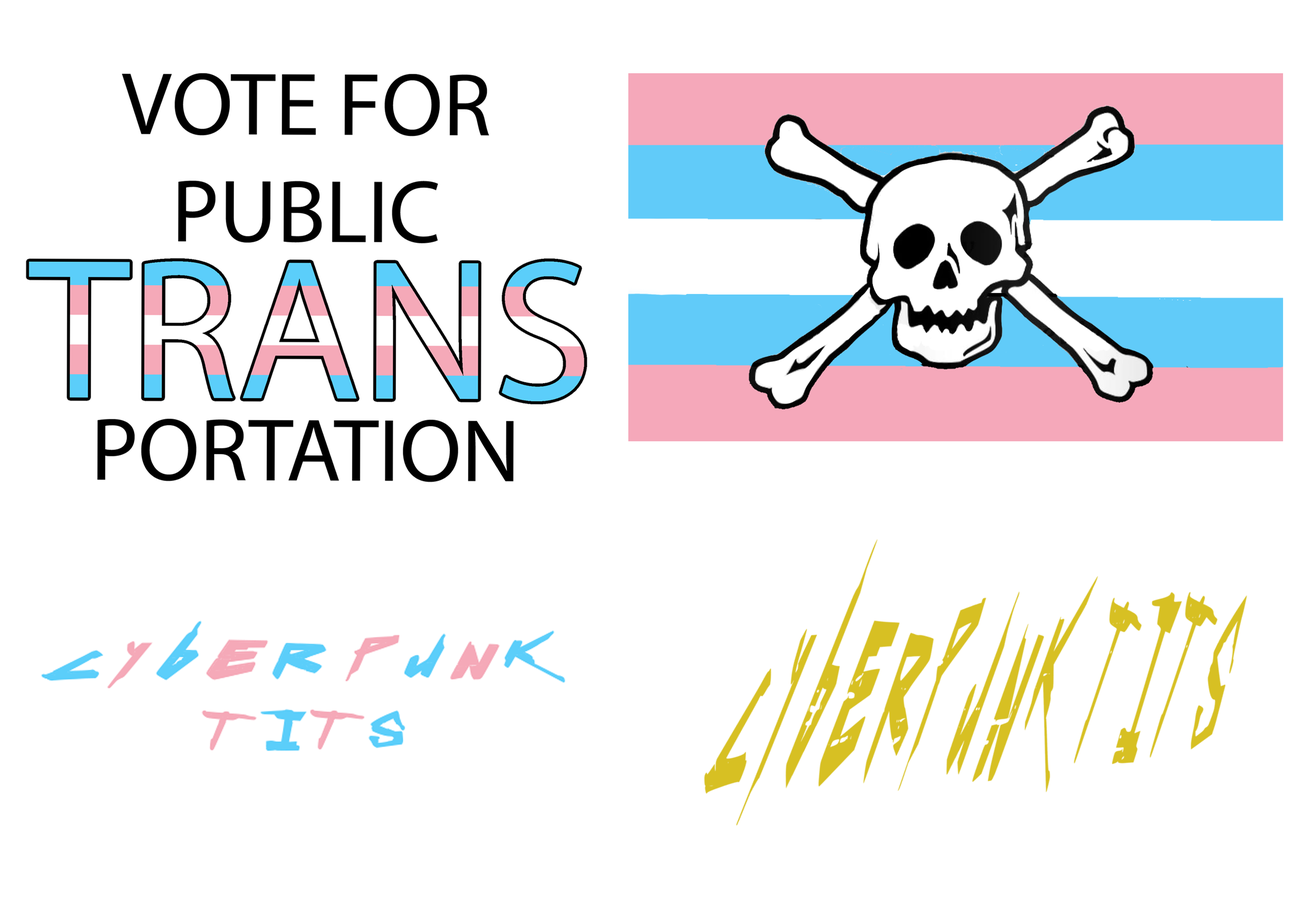
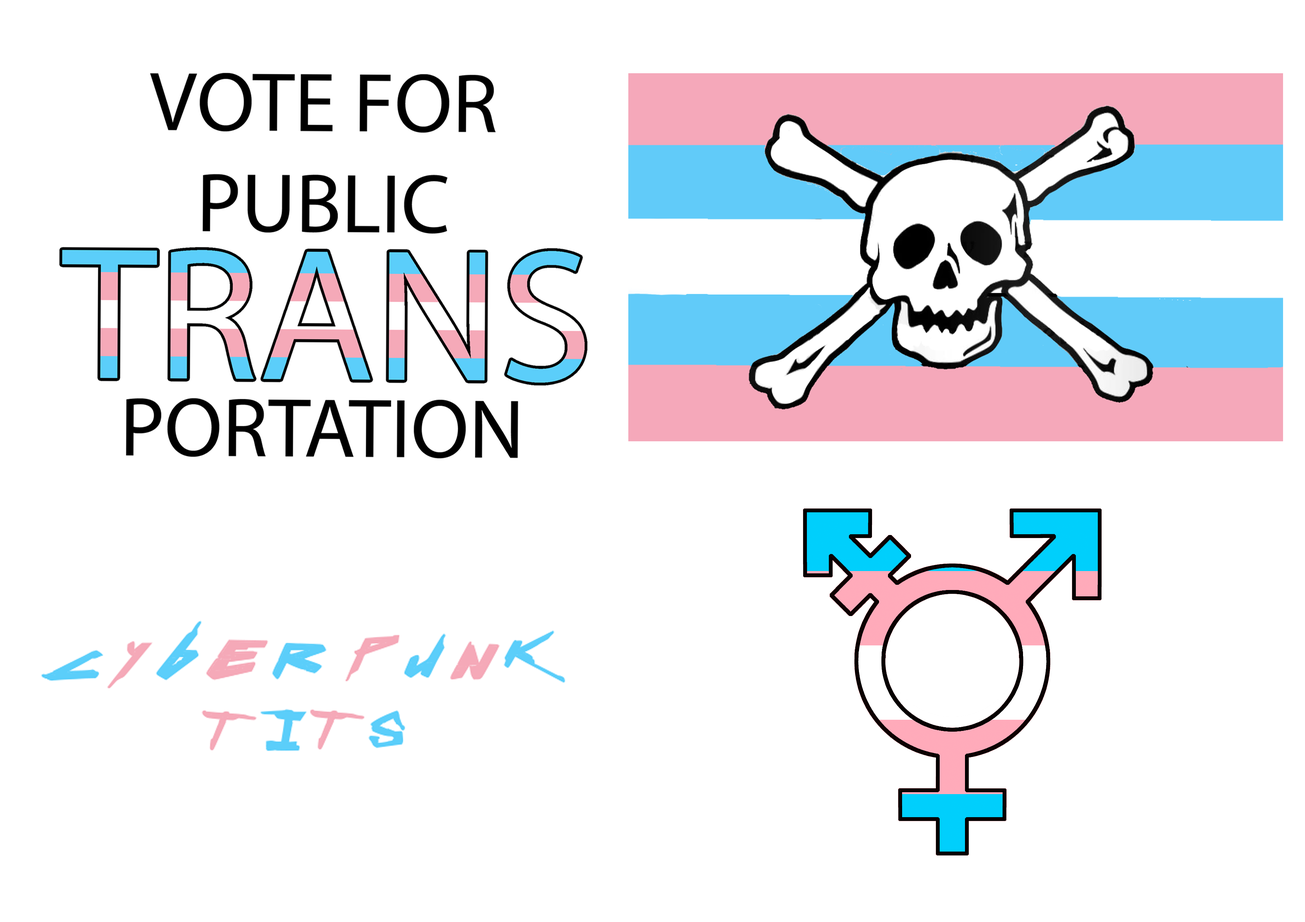
The second 1305px x 922px image is a revision of the first. Changes to its layers:
painted on "Layer 4" over [703, 508, 1248, 856]
painted on "Layer 1" over [25, 72, 588, 483]
